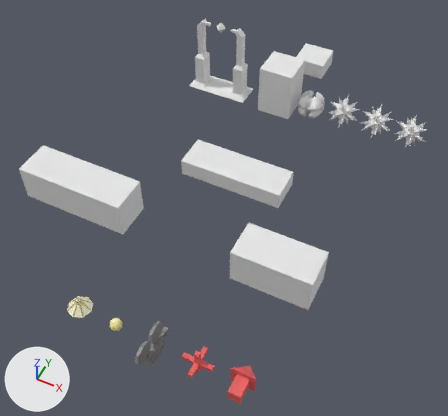
A saved change to the Blender file etc/blend/Objects.blend.
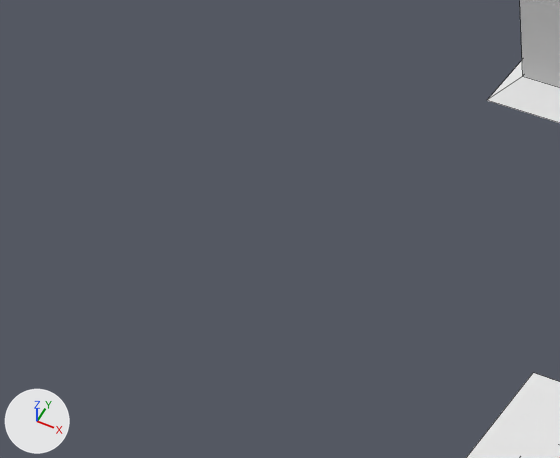
The first picture shows the older version from a camera (50 mm lens) standing at (4.74, -12.78, 12.16) and looking at (-0.94, -1.43, -2.03). The close-ups show both versions on the part from 21% to 45% of the width and 16% to 38% of the height of that picture; other places that the commit changed are outside them. The lights are fixed; the arrows at lower left show +X, +Y and +Z. The close-ups show mesh edges as thin lines. Objects named as collision shapes, trigger or cutter boxes, shadow casters or lower levels of detail are left out.

The older version as bpy lines, for what is in view:
```python
me_checkpoint = bpy.data.meshes.new('Checkpoint')
me_checkpoint.from_pydata(...)  # 72 vertices, 80 faces; spans x -0.95..0.95, y -0.4..0.4, z -1.16..1.16
me_checkpoint.materials.append(mat_checkpoint)  # its picture is missing
me_teleporter_001 = bpy.data.meshes.new('Teleporter.001')
me_teleporter_001.from_pydata(...)  # a box spanning x -0.5..0.5, y -0.5..0.5, z -0.25..0.25
me_teleporter_001.materials.append(mat_material)  # its picture is missing
ob_checkpoint = bpy.data.objects.new('Checkpoint', me_checkpoint)
ob_checkpoint.location = (-2.5, 1.5, 1.16)
ob_teleporter = bpy.data.objects.new('Teleporter', me_teleporter_001)
ob_teleporter.location = (-1.5, -1.5, -0.25)
```
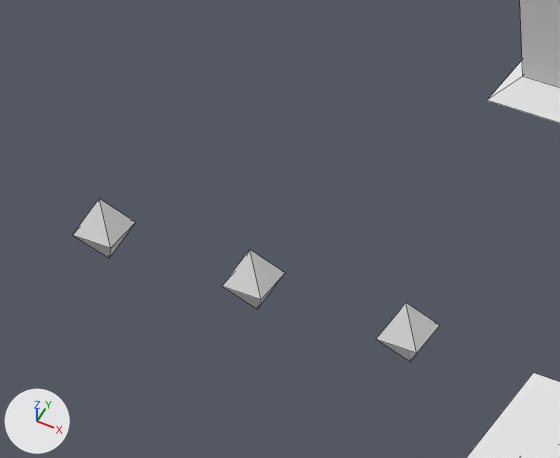
Pixel boxes (x1, y1, x2, y2) of what changed, in the close-ups (560 x 458 px):
'KeyB', added: after (73, 199, 135, 258)
'KeyG', added: after (222, 250, 285, 309)
'KeyR', added: after (376, 302, 440, 362)

The change, as a list of edits to the scene's bpy script:
```text
Add me_keyr:
    me_keyr.from_pydata([(0.13, 0.13, 0.0), (0.13, -0.13, 0.0), (-0.13, -0.13, 0.0), (-0.13, 0.13, 0.0), (0.0, 0.0, 0.218), (0.0, 0.0, -0.218)], [], [(2, 4, 3), (4, 0, 3), (0, 4, 1), (1, 4, 2), (3, 5, 2), (0, 5, 3), (5, 0, 1), (2, 5, 1)])
    me_keyr.materials.append(mat_bomb)  # its picture is missing
Add ob_keyr:
    ob_keyr = bpy.data.objects.new('KeyR', me_keyr)
    ob_keyr.location = (-2.5, -1.5, 0.5)
Add ob_keyg:
    ob_keyg = bpy.data.objects.new('KeyG', me_keyr.copy())
    ob_keyg.location = (-3.5, -1.5, 0.5)
Add ob_keyb:
    ob_keyb = bpy.data.objects.new('KeyB', me_keyr.copy())
    ob_keyb.location = (-4.5, -1.5, 0.5)
```
